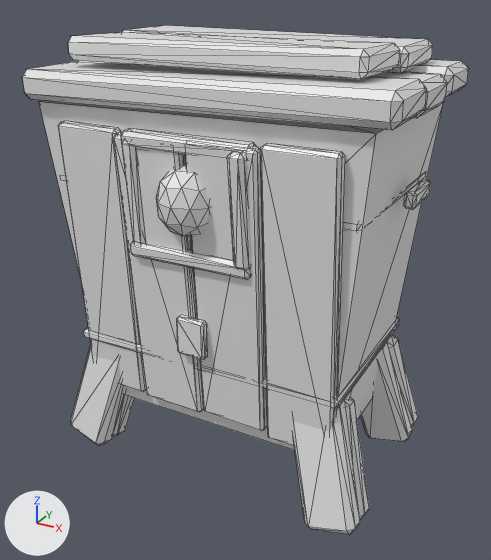
The OBJ model assets/variants/stow_post_remodel2_b.obj as it was, and as the next commit left it.
One viewpoint serves both versions: a 50 mm lens placed at (1.046, -1.898, 1.479), pointed at (0.03, -0.049, 0.554). The lights are fixed; the arrows at lower left show +X, +Y and +Z. The picture after the commit comes second. Mesh edges are drawn as thin lines. Where no turn or scale is listed for an object, it has been applied to the vertices.

Names of what the first picture shows: 'stow_post_remodel2_b'.
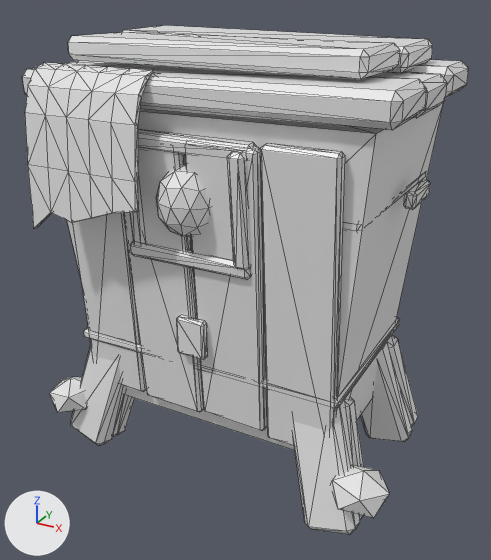
Changed parts and their boxes (x1, y1, x2, y2) in the pictures (491 x 560 px):
part 1 of me_stow_post_remodel2_b, added: after (25, 63, 161, 228)
part 2 of me_stow_post_remodel2_b, added: after (331, 465, 389, 518)
part 3 of me_stow_post_remodel2_b, added: after (49, 377, 87, 413)

The change, as a diff of the scene's bpy script:
```diff
--- a/assets/variants/stow_post_remodel2_b.obj.py
+++ b/assets/variants/stow_post_remodel2_b.obj.py
@@ mat_stone @@
+mat_stone = principled_material('stone')
+mat_stone.base_color = (0.8, 0.8, 0.8)  # white #e7e7e7
+mat_stone.roughness = 0.4
@@ mat_hide @@
+mat_hide = principled_material('hide')
+mat_hide.base_color = (0.8, 0.8, 0.8)  # white #e7e7e7
+mat_hide.roughness = 0.4
@@ me_stow_post_remodel2_b @@
 # used by ob_stow_post_remodel2_b; location = (0.0, 0.0, 0.0)
-me_stow_post_remodel2_b.from_pydata(...)  # 674 vertices, 1236 faces; spans x -0.587..0.599, y -0.428..0.379, z -0.134..1.332
+me_stow_post_remodel2_b.from_pydata(...)  # 794 vertices, 1464 faces; spans x -0.635..0.655, y -0.455..0.379, z -0.134..1.332
+# me_stow_post_remodel2_b part 1: a new loose piece of 96 vertices spanning x -0.5..-0.1, y -0.455..-0.3, z 0.772..1.257, in mat_hide (white #e7e7e7)
+# me_stow_post_remodel2_b part 2
+# 12 vertices are added at x 0.471..0.655, y -0.394..-0.222, z 0.008..0.147
+# 20 new faces join them, mat_stone (white #e7e7e7)
+# me_stow_post_remodel2_b part 3
+# 12 vertices are added at x -0.635..-0.474, y -0.405..-0.224, z -0.001..0.138
+# 20 new faces join them, mat_stone (white #e7e7e7)
 me_stow_post_remodel2_b.materials.append(mat_wood)
@@ me_stow_post_remodel2_b @@
 me_stow_post_remodel2_b.materials.append(mat_core)
+me_stow_post_remodel2_b.materials.append(mat_hide)  # white #e7e7e7
+me_stow_post_remodel2_b.materials.append(mat_stone)  # white #e7e7e7
```
